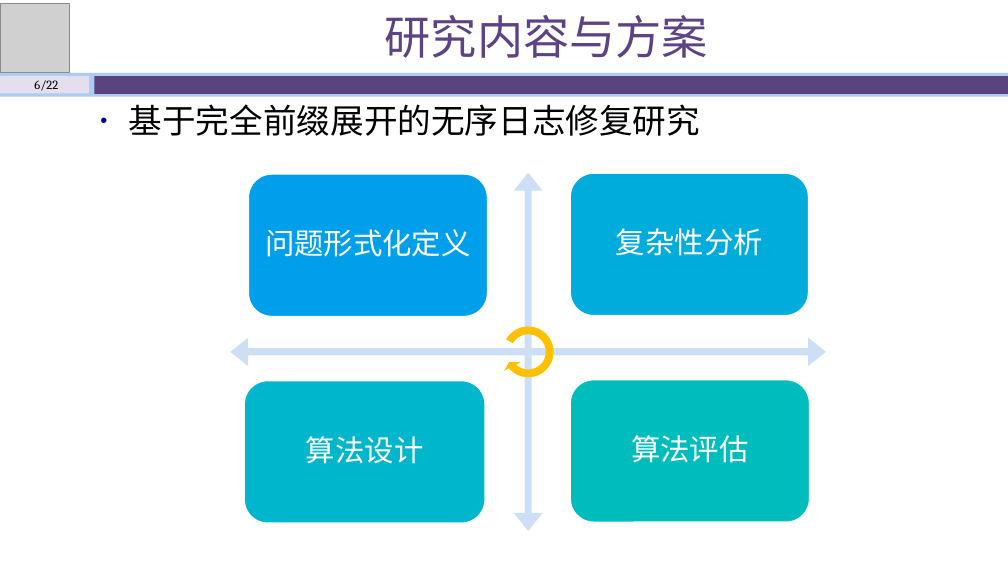
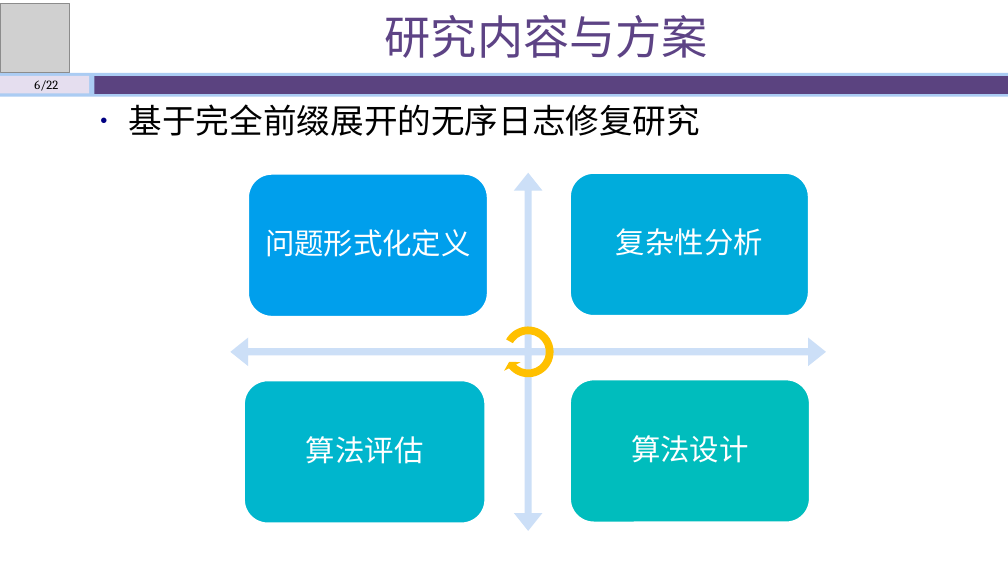
Before and after one commit to shawn47/0930, a slide deck: slide 6 of 开题答辩930-动画版.pptx. Drawn at 1008x567 pixels with LibreOffice and Linux fonts; fonts in the diff are those of the drawing; grey boxes stand for pictures. Boxes give left, top, right and bottom in pixels: in the first picture for what was removed or moved away, otherwise in the second. Text is boxed around its words. In the diff, an @@ line names an element or a change of style, - is before the commit and + after.

```diff
--- a/开题答辩930-动画版.pptx
+++ b/开题答辩930-动画版.pptx
@@ text "算法评估": place and size @@
-text "算法评估" at [631,435,748,463]
+text "算法评估" at [306,436,423,464]
@@ text "算法设计": place and size @@
-text "算法设计" at [306,436,423,464]
+text "算法设计" at [631,435,748,463]
```
Also in this commit, not shown: 7 other slides changed, 1 other file.
